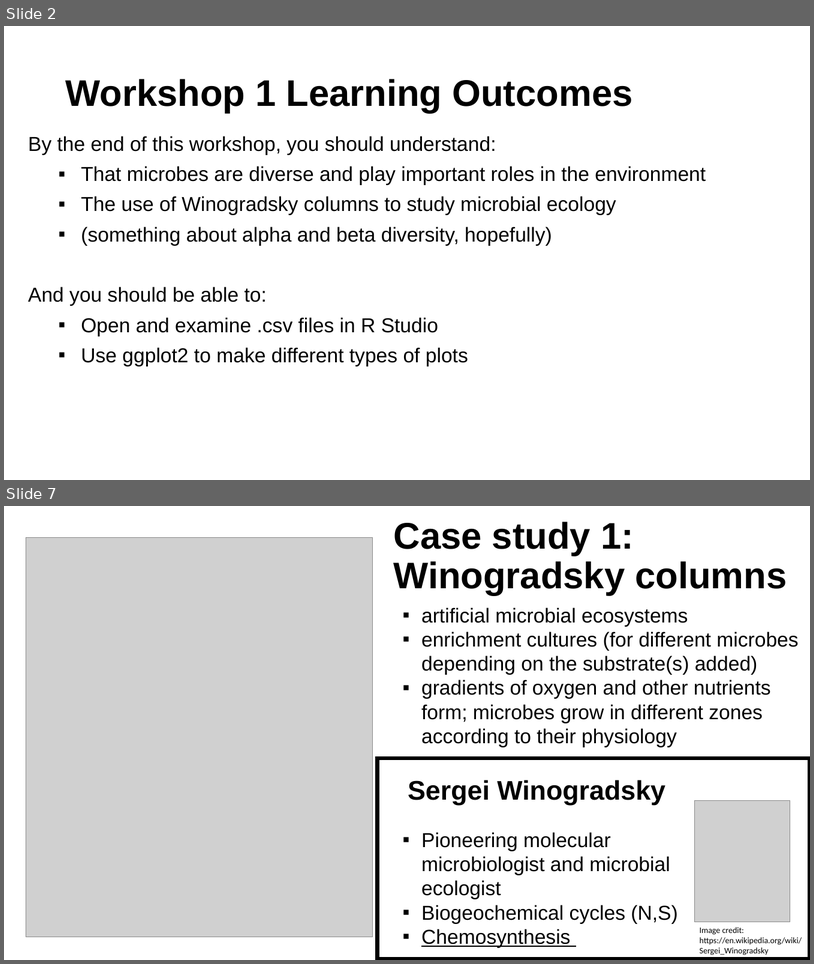
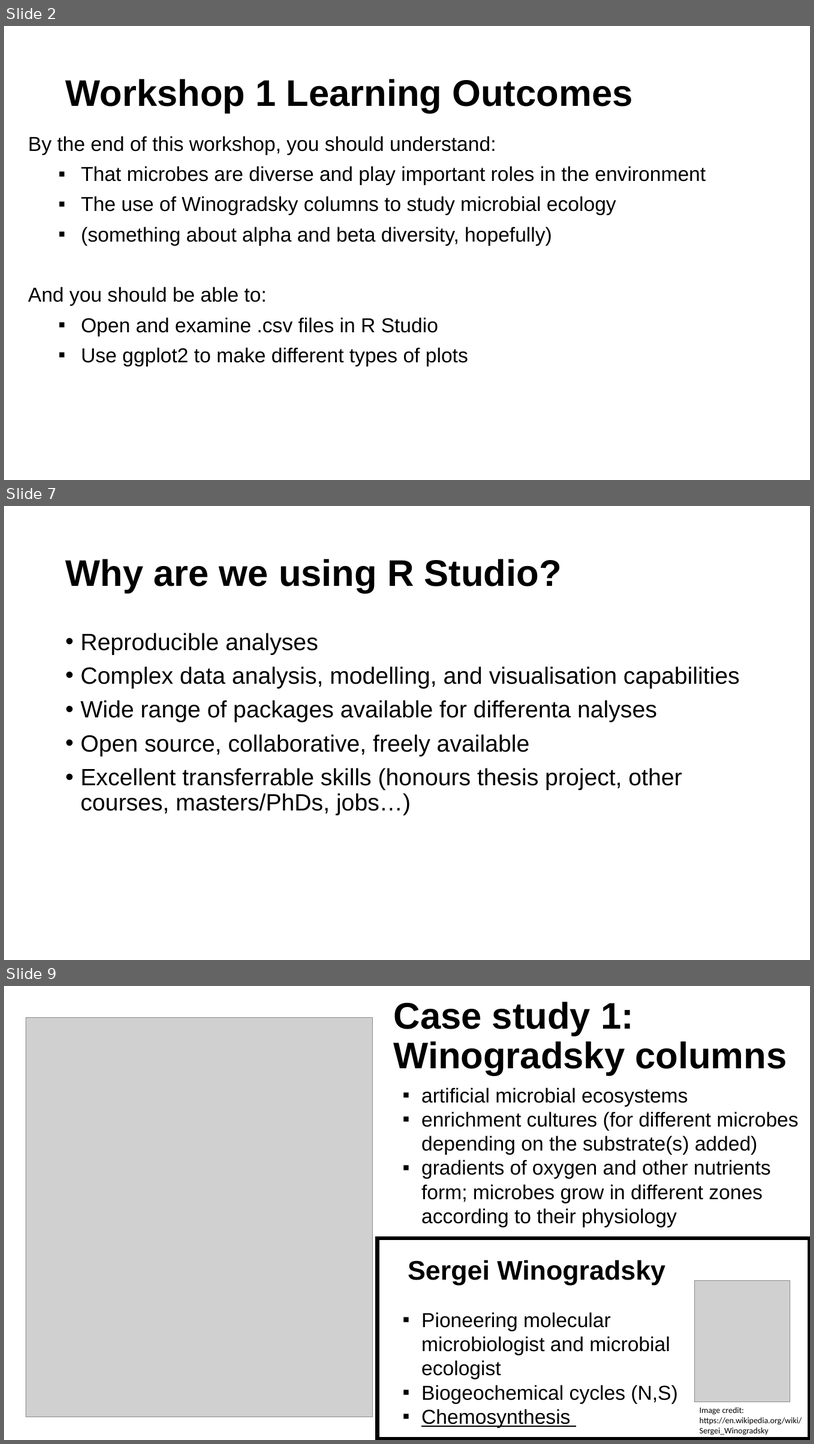
Before and after one commit to mafeeney/BM211, a slide deck: workshop1/BM211 workshop 1 2024.pptx. Shown one above the other, each under a label of ours: slides 2 and 7 before the commit, slides 2, 7 and 9 after it; the slides between them are not shown. The pictures are 814x964 and 814x1444 pixels, drawn with LibreOffice and Linux fonts; fonts in the diff are those of the drawing; grey boxes stand for pictures. Boxes give left, top, right and bottom in pixels: in the first picture for what was removed or moved away, otherwise in the second. Text is boxed around its words. In the diff, an @@ line names an element or a change of style, - is before the commit and + after.

```diff
--- a/workshop1/BM211 workshop 1 2024.pptx
+++ b/workshop1/BM211 workshop 1 2024.pptx
@@ slide 7 added at (x1=4, y1=506, x2=810, y2=960), background #FFFFFF @@
@@ title added at (x1=65, y1=559, x2=562, y2=593), 44 pt, text #000000, bold @@
+Why are we using R Studio?
@@ text added at (x1=81, y1=633, x2=740, y2=815), 28 pt, text #000000 @@
+• Reproducible analyses
+• Complex data analysis, modelling, and visualisation capabilities
+• Wide range of packages available for differenta nalyses
+• Open source, collaborative, freely available
+• Excellent transferrable skills (honours thesis project, other courses, masters/PhDs, jobs…)
@@ what was slide 7 is now slide 9 @@
```
Also in this commit, not shown: 4 slides changed, 2 other slides added, 1 slide removed, 1 other file.
